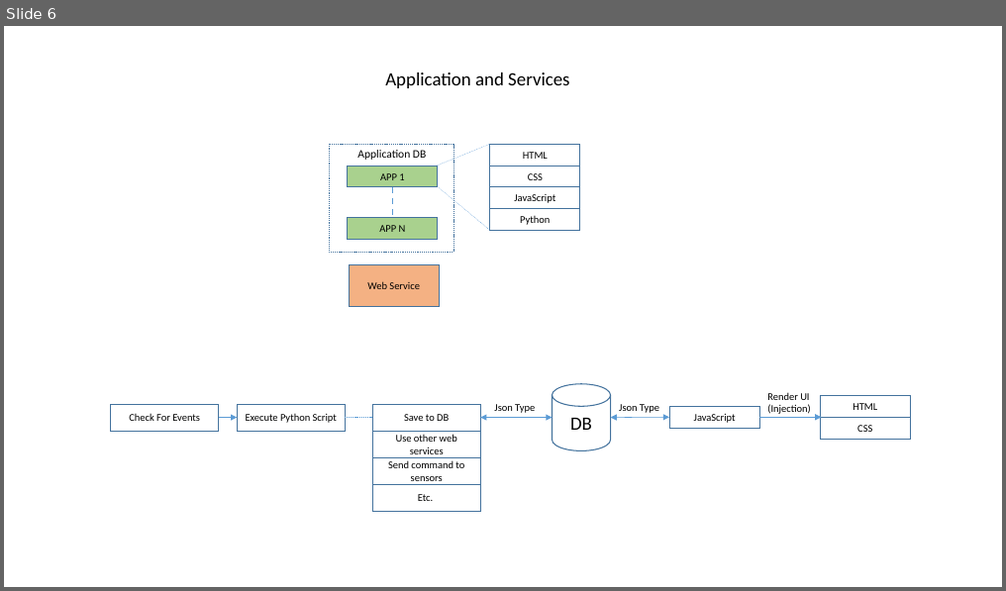
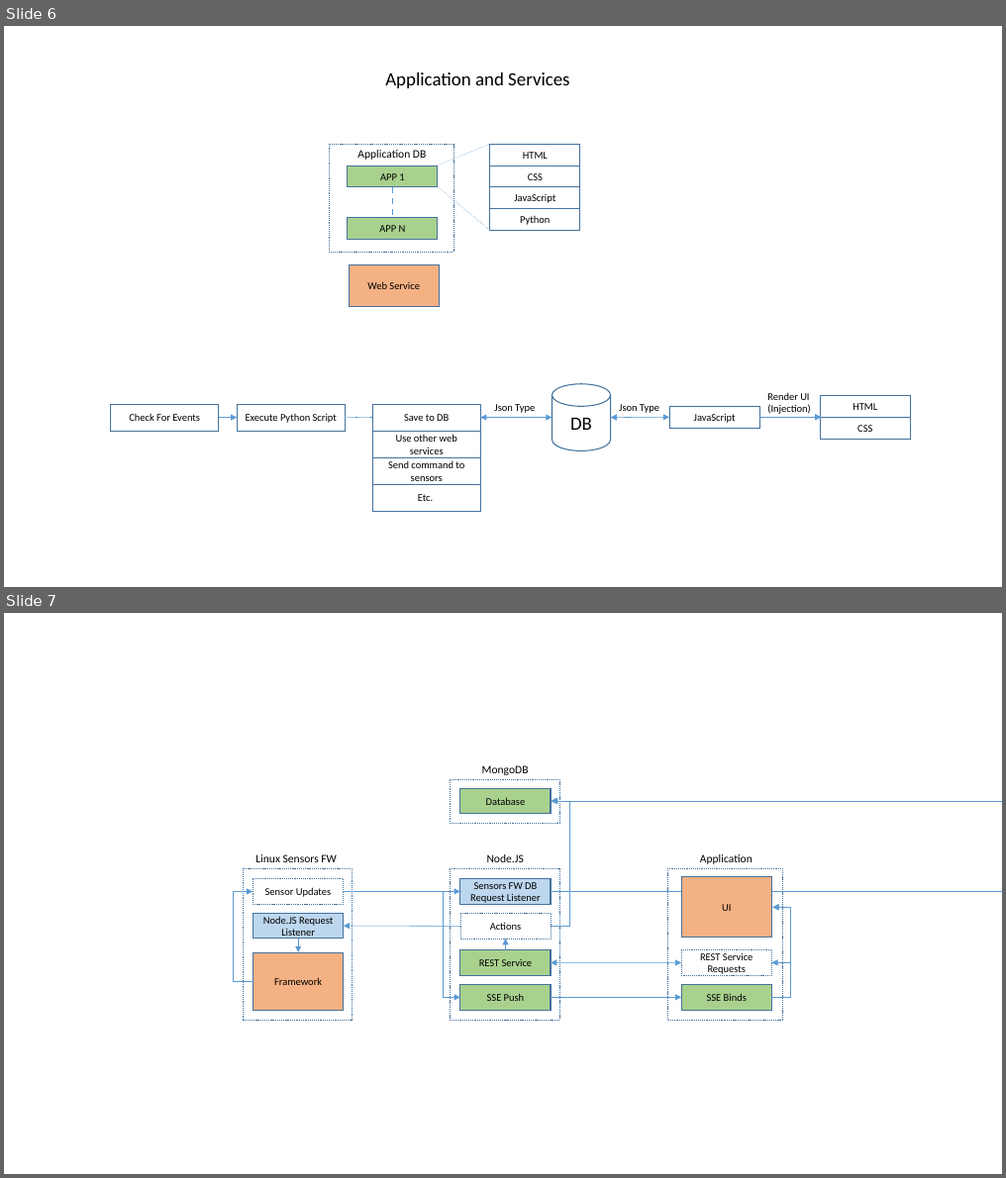
Before and after one commit to OpenWise/wiseup, a slide deck: docs/linux-deamons.pptx. Shown one above the other, each under a label of ours: slide 6 before the commit, slides 6 and 7 after it. The pictures are 1006x591 and 1006x1178 pixels, drawn with LibreOffice and Linux fonts; fonts in the diff are those of the drawing. Boxes give left, top, right and bottom in pixels: in the first picture for what was removed or moved away, otherwise in the second. Text is boxed around its words. In the diff, an @@ line names an element or a change of style, - is before the commit and + after.

```diff
--- a/docs/linux-deamons.pptx
+++ b/docs/linux-deamons.pptx
@@ slide 7 added at (4,613,1002,1174), background #FFFFFF @@
@@ rectangle added at (450,780,560,823), outline #43739E 0.25 pt dashed @@
@@ rectangle added at (460,788,551,814), fill #A9D18E, outline #43739E 1 pt, 10 pt, text #000000 @@
+Database
@@ text added at (482,765,529,775), 11 pt, text #000000 @@
+MongoDB
@@ elbow arrow added from (550, 891) to (550, 801), #5B9BD5 0.5 pt @@
@@ elbow arrow added from (550, 926) to (552, 801), #5B9BD5 0.5 pt @@
@@ rectangle added at (243,869,351,1020), outline #43739E 0.25 pt dashed @@
@@ rectangle added at (252,878,344,904), outline #43739E 0.25 pt dashed, 10 pt, text #000000 @@
+Sensor Updates
@@ text added at (255,855,337,862), 11 pt, text #000000 @@
+Linux Sensors FW
@@ rectangle added at (450,869,560,1020), outline #43739E 0.25 pt dashed @@
@@ rectangle added at (460,878,551,904), fill #BDD7EE, outline #43739E 1 pt, 10 pt, text #000000 @@
+Sensors FW DB Request Listener
@@ text added at (487,855,524,862), 11 pt, text #000000 @@
+Node.JS
@@ rectangle added at (668,869,783,1020), outline #43739E 0.25 pt dashed @@
@@ rectangle added at (681,877,772,938), fill #F4B183, outline #43739E 1 pt, 10 pt, text #000000 @@
+UI
@@ text added at (700,855,752,864), 11 pt, text #000000 @@
+Application
@@ elbow arrow added from (253, 981) to (252, 891), #5B9BD5 0.5 pt @@
@@ arrow added from (344, 891) to (460, 891), #5B9BD5 0.5 pt @@
@@ elbow arrow added from (461, 891) to (460, 998), #5B9BD5 0.5 pt @@
@@ elbow double arrow added from (772, 963) to (773, 907), #5B9BD5 0.5 pt @@
@@ elbow arrow added from (772, 998) to (773, 907), #5B9BD5 0.5 pt @@
@@ rectangle added at (253,913,344,939), fill #BDD7EE, outline #43739E 1 pt, 10 pt, text #000000 @@
+Node.JS Request Listener
@@ arrow added from (298, 939) to (298, 953), #5B9BD5 0.5 pt @@
@@ arrow added from (460, 926) to (344, 926), #5B9BD5 0.5 pt @@
@@ rectangle added at (460,913,551,939), outline #43739E 0.25 pt dashed, 10 pt, text #000000 @@
+Actions
@@ arrow added from (506, 951) to (506, 939), #5B9BD5 0.5 pt @@
@@ rectangle added at (253,953,344,1011), fill #F4B183, outline #43739E 1 pt, 10 pt, text #000000 @@
+Framework
@@ rectangle added at (460,951,551,976), fill #A9D18E, outline #43739E 1 pt, 10 pt, text #000000 @@
+REST Service
@@ double arrow added from (681, 963) to (550, 963), #5B9BD5 0.5 pt @@
@@ rectangle added at (681,950,772,975), outline #43739E 0.25 pt dashed, 10 pt, text #000000 @@
+REST Service Requests
@@ rectangle added at (460,985,551,1011), fill #A9D18E, outline #43739E 1 pt, 10 pt, text #000000 @@
+SSE Push
@@ arrow added from (550, 998) to (681, 998), #5B9BD5 0.5 pt @@
@@ rectangle added at (681,985,772,1011), fill #A9D18E, outline #43739E 1 pt, 10 pt, text #000000 @@
+SSE Binds
```
Also in this commit, not shown: 2 other files.
